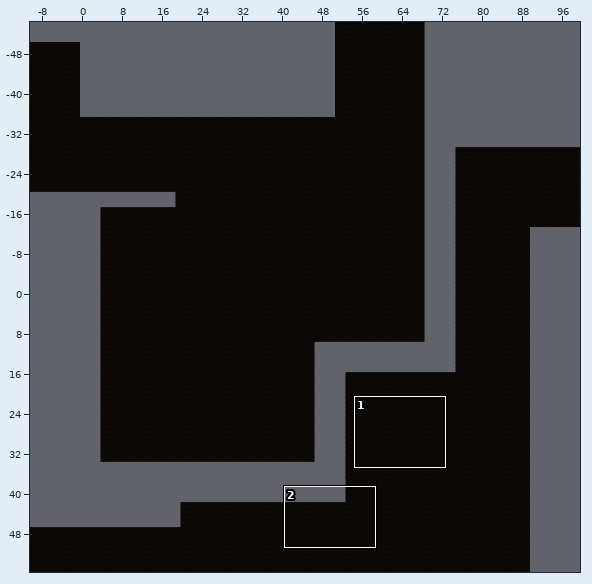
Tiled map -- Assets/Tiled/Level1TileMap/map1-0.tmx. The first picture is a wide view before the edit; the outline marks the close-up.
Close-up. As it was:
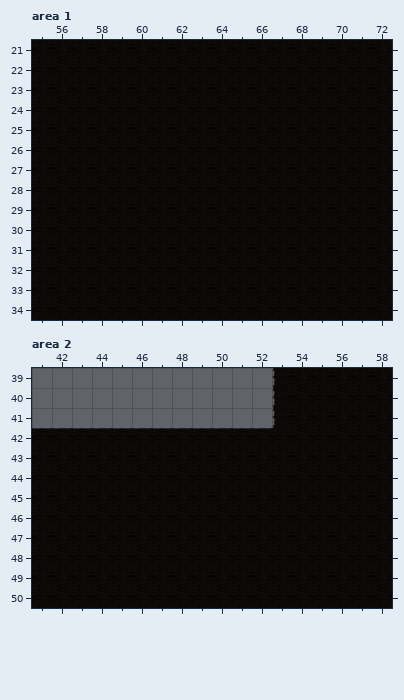
Cells are 256x256 px. Shown: area 1 x 55..72, y 21..34; area 2 x 41..58, y 39..50. The commit also changed other parts of the map, which this record leaves out.
After:
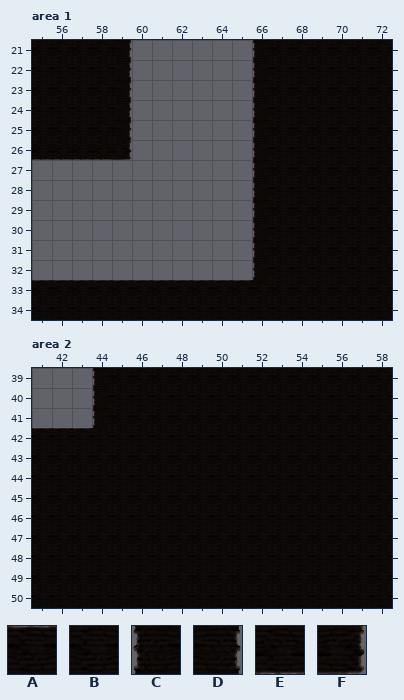
Key: from "Level1 Tileset": A 0, B 8, C 9, D 10, E 16, F 18.
_ is an empty cell.
Changes in this commit:
Layer "ground", area 1:
y 21..25: x 59..66 BBBBBBBB -> D______C
y 26: x 55..66 BBBBBBBBBBBB -> EEEEF______C
y 27..32: x 55..66 BBBBBBBBBBBB -> ___________C
y 33: x 55..65 BBBBBBBBBBB -> AAAAAAAAAAA
Layer "ground", area 2:
y 39..41: x 44..53 _________C -> CBBBBBBBBB
y 42: x 44..52 AAAAAAAAA -> BBBBBBBBB
Boxes around the changes in both close-ups, in picture pixels (x1, y1, x2, y2):
changed: (32, 40, 260, 281)
changed: (92, 368, 280, 429)
